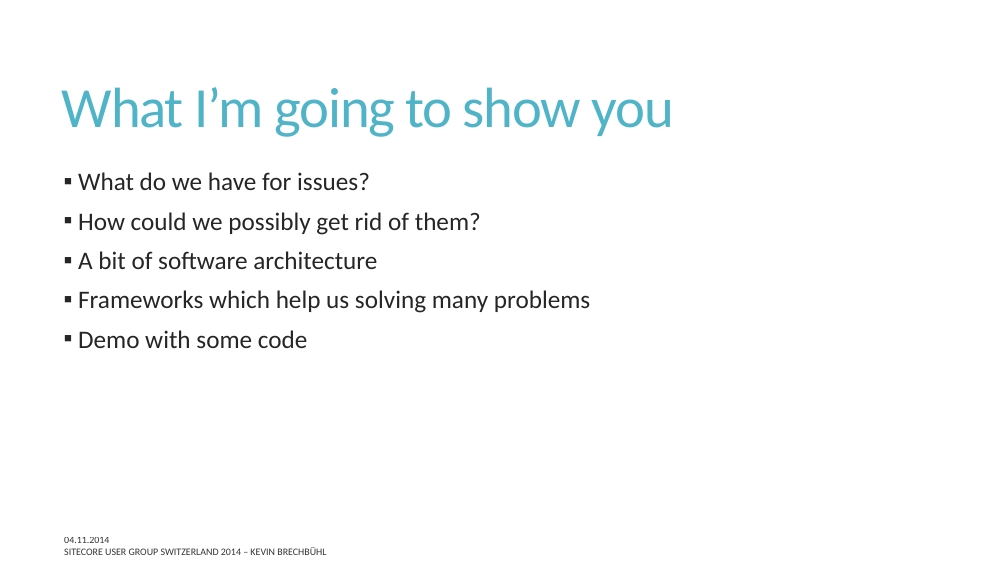
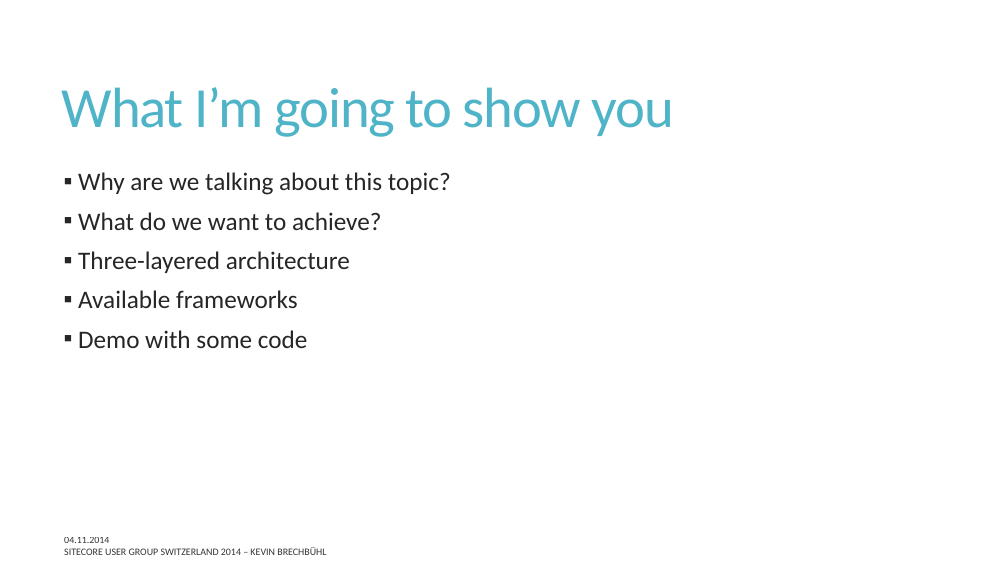
Before and after one commit to SUGCH/ThreeLayeredArchitectureWithSitecore, a slide deck: slide 3 of doc/ThreeLayeredArchitectureWithSitecore.pptx. Drawn at 1008x567 pixels with LibreOffice and Linux fonts; fonts in the diff are those of the drawing. Boxes give left, top, right and bottom in pixels: in the first picture for what was removed or moved away, otherwise in the second. Text is boxed around its words. In the diff, an @@ line names an element or a change of style, - is before the commit and + after.

```diff
--- a/doc/ThreeLayeredArchitectureWithSitecore.pptx
+++ b/doc/ThreeLayeredArchitectureWithSitecore.pptx
@@ text at box(78, 172, 451, 308): text changed @@
-▪ What do we have for issues?
-▪ How could we possibly get rid of them?
-▪ A bit of software architecture
-▪ Frameworks which help us solving many problems
+▪ Why are we talking about this topic?
+▪ What do we want to achieve?
+▪ Three-layered architecture
+▪ Available frameworks
```
Also in this commit, not shown: 8 other slides changed.
